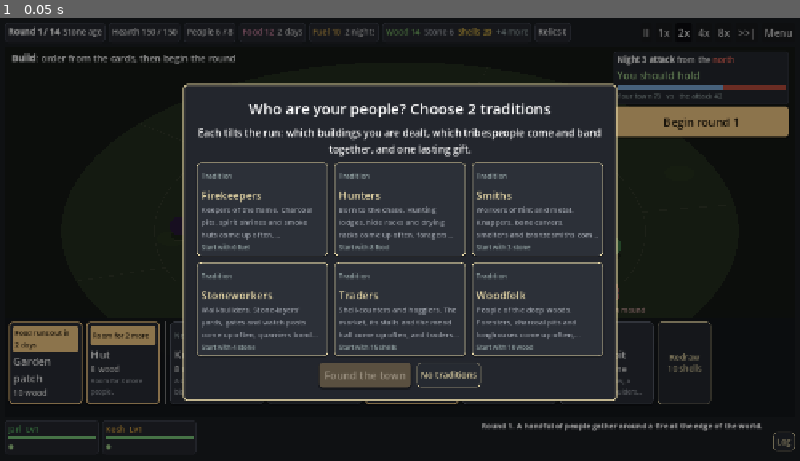
Above: before the commit, frame 1.
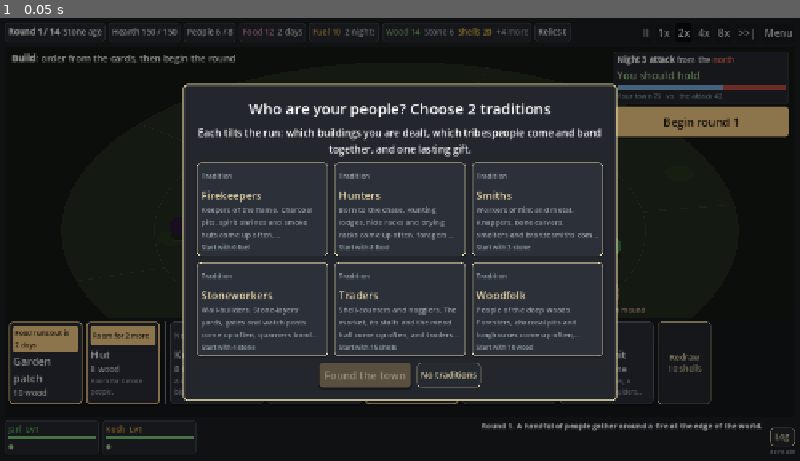
Above: after the commit, the same moment.

Repository: carltonbonks/YourEarthKeepsTurning-CityBuilder
Game: Godot game, scene res://game/main.tscn
Same seed, same stepped clock (60 frames per second), same inputs: the game is played once before the commit and once after it.
Inputs:
- Up to frame 1 (0.05 s): no input

The runs differ from the first frame. In frame 1, less than 0.1% of the frame differs, in the area x 96-100%, y 92-99%.

Commit message:
Show the running build (PR number and commit) under the Log button
CI stamps build_info.txt before the web export; local runs say "dev build".

Co-Authored-By: Claude Opus 5.5 (1M context) <noreply@anthropic.com>
Claude-Session: https://claude.ai/code/session_01XE4CBbZMs1XTNcbtA69UEW

Diff:
--- a/game/story_log.gd
+++ b/game/story_log.gd
@@ -1,10 +1,13 @@
 class_name StoryLog
 extends HBoxContainer
-## The story's last few lines under the map, with a button for the whole log (Overlays.show_log).
+## The story's last few lines under the map, with a button for the whole log (Overlays.show_log)
+## and, in tiny text under it, which build is running (build_label).
 
 signal open_pressed
 
 const LINES := 3
+## Written by CI just before the web export (see .github/workflows/ci.yml); absent in local runs.
+const BUILD_INFO := "res://build_info.txt"
 
 var run: RunState:
 	set(value):
@@ -24,13 +27,21 @@
 	_text.add_theme_font_size_override("normal_font_size", 12)
 	_text.add_theme_font_size_override("bold_font_size", 12)
 	add_child(_text)
+	var side := VBoxContainer.new()
+	side.add_theme_constant_override("separation", 2)
+	side.size_flags_vertical = Control.SIZE_SHRINK_CENTER
+	add_child(side)
 	var open := Button.new()
 	open.text = "Log"
 	open.tooltip_text = "Everything that has happened this run"
-	open.size_flags_vertical = Control.SIZE_SHRINK_CENTER
 	UiKit.secondary(open, 13)
 	open.pressed.connect(func() -> void: open_pressed.emit())
-	add_child(open)
+	side.add_child(open)
+	var version := UiKit.note(side, build_label(), 9)
+	version.autowrap_mode = TextServer.AUTOWRAP_OFF
+	version.horizontal_alignment = HORIZONTAL_ALIGNMENT_RIGHT
+	version.tooltip_text = "The build you're playing"
+	version.mouse_filter = Control.MOUSE_FILTER_PASS
 
 
 func refresh() -> void:
@@ -43,6 +54,14 @@
 	_text.text = "\n".join(lines)
 
 
+## Which build is running, such as "PR #41 · 1a2b3c4", or "dev build" when run outside CI.
+static func build_label(path := BUILD_INFO) -> String:
+	if not FileAccess.file_exists(path):
+		return "dev build"
+	var label := FileAccess.get_file_as_string(path).strip_edges()
+	return label if label != "" else "dev build"
+
+
 ## One story line, in bold when it marks a turn of the run (a new round, the attack, the end).
 static func as_bbcode(line: String) -> String:
 	var bold := line.begins_with("Round ") or line.begins_with("The hearth") or line.begins_with("Night 3") or line.begins_with("No one")
--- /dev/null
+++ b/tests/test_build_label.gd
@@ -0,0 +1,12 @@
+extends TestCase
+## The build label under the Log button: what CI stamped, or "dev build" without a stamp.
+
+
+func test_label_reads_the_stamp_or_says_dev_build() -> void:
+	check_eq(StoryLog.build_label("user://no_such_build_info.txt"), "dev build", "no stamp reads as a dev build")
+	var path := "user://test_build_info.txt"
+	var f := FileAccess.open(path, FileAccess.WRITE)
+	f.store_string("PR #41 · 1a2b3c4\n")
+	f.close()
+	check_eq(StoryLog.build_label(path), "PR #41 · 1a2b3c4", "the stamp is shown without its line break")
+	DirAccess.remove_absolute(path)
Not shown, changed: export_presets.cfg
Not shown, added: tests/test_build_label.gd.uid
Not shown, changed: .github/workflows/ci.yml
Not shown, changed: .gitignore
